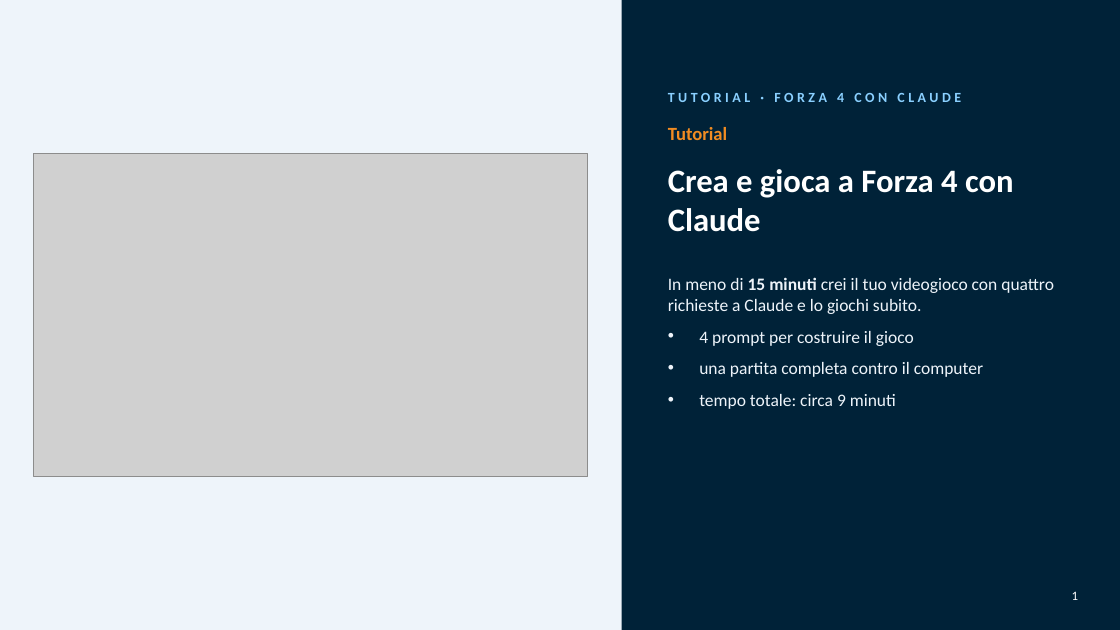
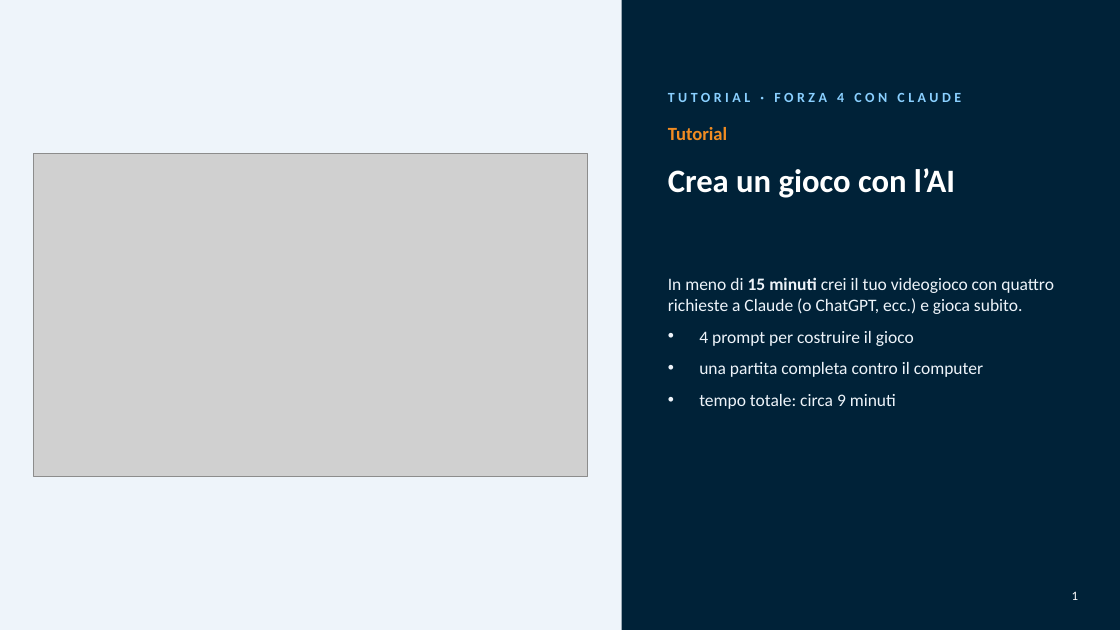
Before and after one commit to marraliEfuture/efuture_games, a slide deck: slide 1 of presentazioni/2-forza4-claude.pptx. Drawn at 1120x630 pixels with LibreOffice and Linux fonts; fonts in the diff are those of the drawing; grey boxes stand for pictures; background and template pictures are left out. Boxes give left, top, right and bottom in pixels: in the first picture for what was removed or moved away, otherwise in the second. Text is boxed around its words. In the diff, an @@ line names an element or a change of style, - is before the commit and + after.

```diff
--- a/presentazioni/2-forza4-claude.pptx
+++ b/presentazioni/2-forza4-claude.pptx
@@ title at <box>668,168,955,198</box>: text changed @@
-Crea e gioca a Forza 4 con Claude
+Crea un gioco con l’AI
@@ text at <box>668,277,1054,314</box>: text changed @@
-In meno di 15 minuti crei il tuo videogioco con quattro richieste a Claude e lo giochi subito.
+In meno di 15 minuti crei il tuo videogioco con quattro richieste a Claude (o ChatGPT, ecc.) e gioca subito.
```
Also in this commit, not shown: 4 other slides changed, 10 other files.
